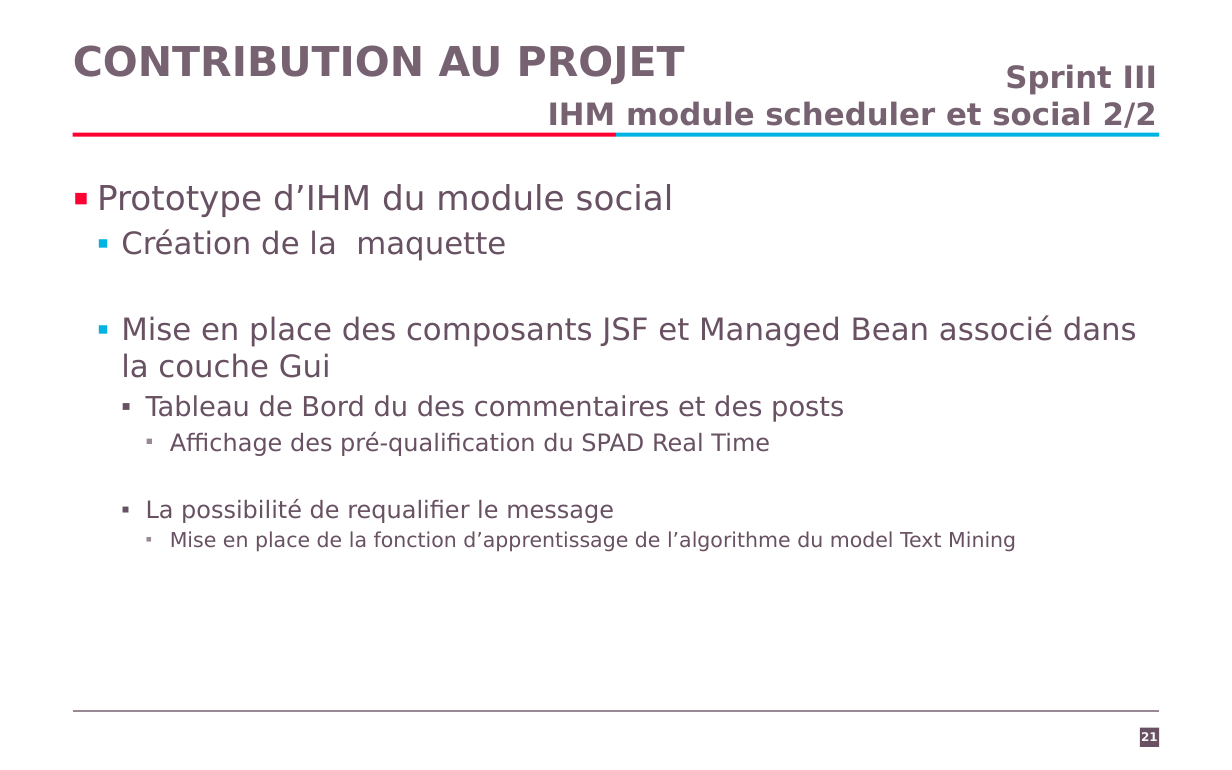
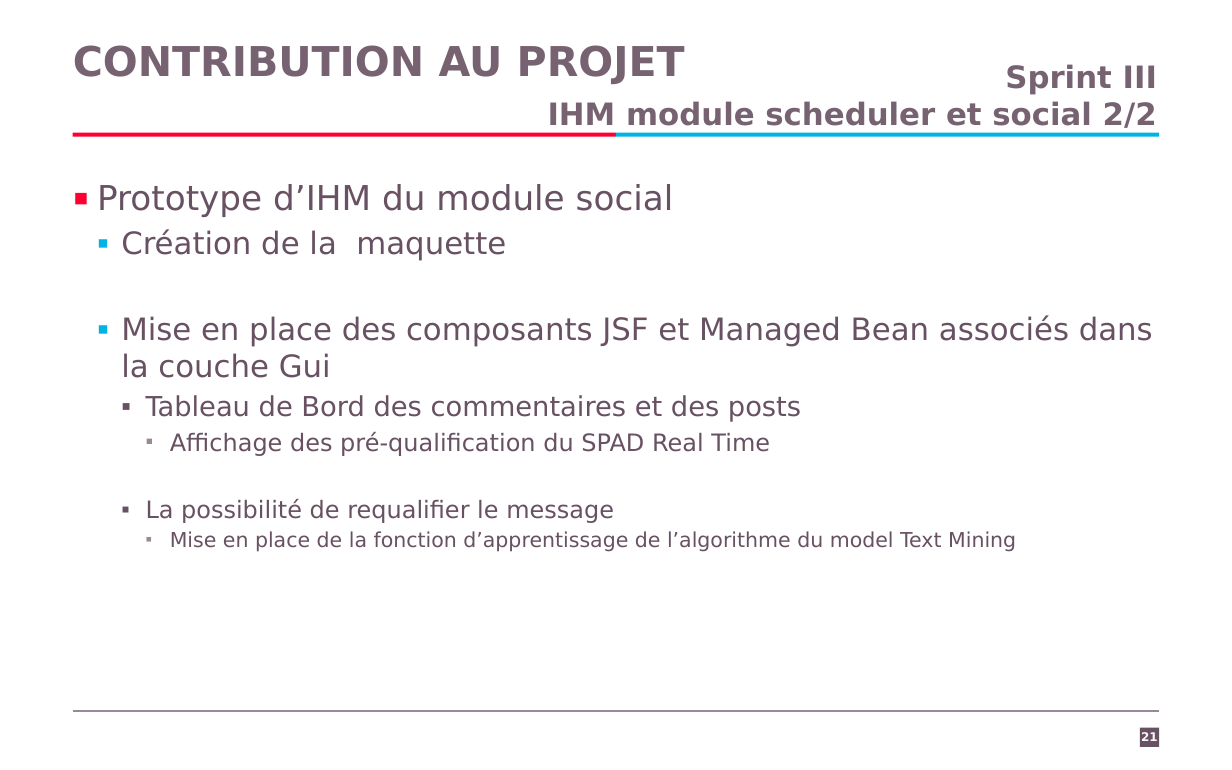
Before and after one commit to Kingsousse/Intership-Report-CRM, a slide deck: slide 21 of presentation.pptx. Drawn at 1232x770 pixels with LibreOffice and Linux fonts; fonts in the diff are those of the drawing; background and template pictures are left out. Boxes give left, top, right and bottom in pixels: in the first picture for what was removed or moved away, otherwise in the second. Text is boxed around its words. In the diff, an @@ line names an element or a change of style, - is before the commit and + after.

```diff
--- a/presentation.pptx
+++ b/presentation.pptx
@@ text at [121,315,1153,422]: text changed @@
-  ▪ Mise en place des composants JSF et Managed Bean associé dans la couche Gui
-    ▪ Tableau de Bord du des commentaires et des posts
+  ▪ Mise en place des composants JSF et Managed Bean associés dans la couche Gui
+    ▪ Tableau de Bord des commentaires et des posts
```
Also in this commit, not shown: 9 other slides changed, 1 other file.
